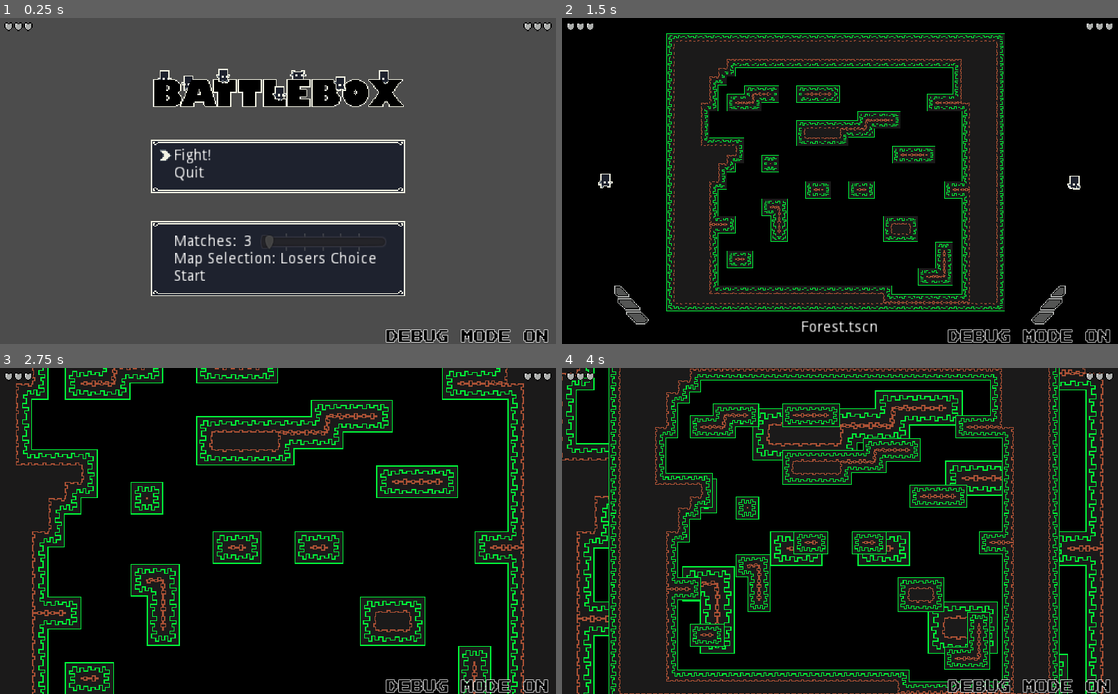
Above: before the commit, frames 1-4 (two rows, left to right).
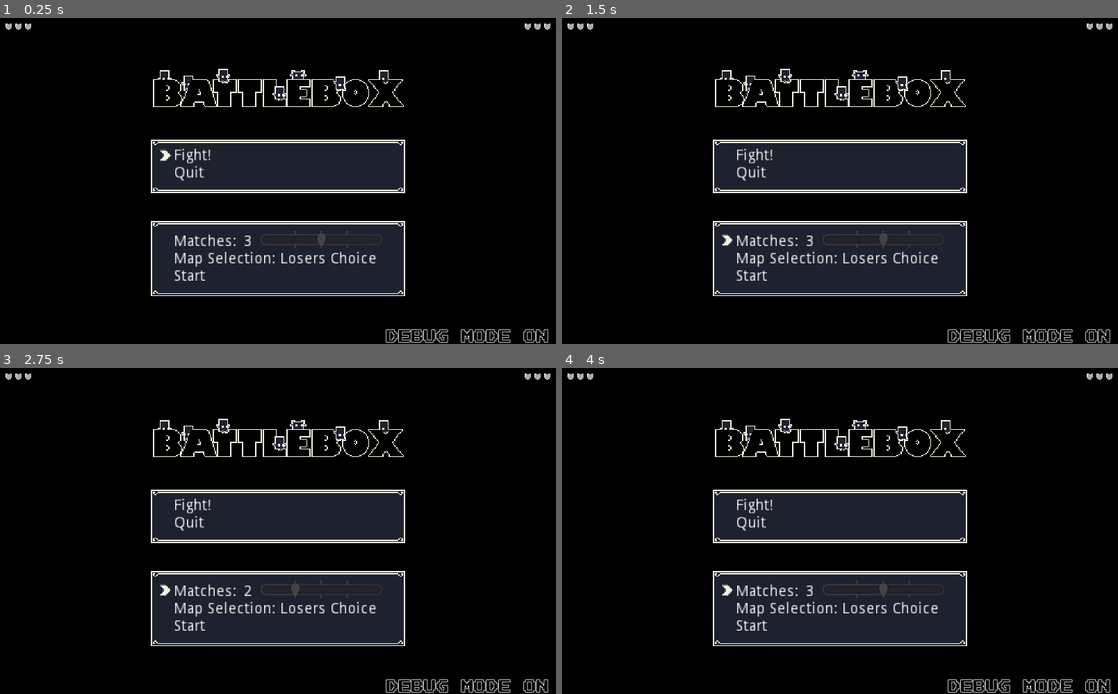
Above: after the commit, the same moments.

Repository: mocsarcade/BattleBox
Game: Godot game, scene res://Menus/MainMenu.tscn
The game is run twice, just before and just after one commit, with the same random seed, the same clock (stepped at 60 frames per second) and the same inputs.
Inputs:
- Up to frame 1 (0.25 s): no input
- Up to frame 2 (1.5 s): tap Enter at 0.5 s; hold Right (ui_right) from 0.53 s (still down); tap K (ui_jump) at 0.6 s; tap Q (ui2_jump) at 0.77 s; tap Space at 1.25 s; tap R (ui2_dive) at 1.35 s
- Up to frame 3 (2.75 s): tap Q (ui2_jump) at 1.52 s; tap K (ui_jump) at 1.55, 2.3 s; release Right (ui_right) at 2.03 s; hold Left (ui_left) from 2.03 s (still down); tap E (ui2_slash) at 2.1 s
- Up to frame 4 (4 s): release Left (ui_left) at 2.78 s; hold Right (ui_right) from 2.78 s (still down); tap Backspace at 2.85 s; tap Q (ui2_jump) at 3.02, 3.77 s; tap K (ui_jump) at 3.05, 3.6 s

The runs differ from the first frame. In frame 1, 78% of the frame differs, in the area x 0-100%, y 0-100%; in frame 2, 40%; in frame 3, 49%; in frame 4, 72%.

Commit message:
Main Menu

Diff:
--- a/Menus/Cursor.gd
+++ b/Menus/Cursor.gd
@@ -5,6 +5,10 @@
 
 var selected_label = null
 export(bool) var is_active = true
+
+func set_active(flag):
+	is_active = flag
+	visible = flag
 
 # Called when the node enters the scene tree for the first time.
 func _ready():
@@ -24,5 +28,12 @@
 			move_cursor(1)
 		elif Input.is_action_just_pressed("ui_up"):
 			move_cursor(-1)
+		if Input.is_action_just_pressed("ui_left"):
+			if selected_label.has_method("move_direc"):
+				selected_label.move_direc(-1)
+		elif Input.is_action_just_pressed("ui_right"):
+			if selected_label.has_method("move_direc"):
+				selected_label.move_direc(1)
 		elif Input.is_action_just_pressed("ui_jump"):
-			selected_label.select()
+			if selected_label.has_method("select"):
+				selected_label.select()
--- a/Menus/FightAction.gd
+++ b/Menus/FightAction.gd
@@ -1,4 +1,12 @@
 extends Label
 
+export(NodePath) var matchnum_node
+#export(NodePath) var skins_node
+
 func select():
-	get_tree().change_scene("res://Menus/RoundManager.tscn")
+	# Create Scene
+	var round_inst = load("res://Menus/RoundManager.tscn").instance()
+	round_inst.init(get_node(matchnum_node).get_matchnum(), [])
+	get_tree().get_root().call_deferred("add_child", round_inst)
+	# Free main menu
+	owner.queue_free()
--- a/Menus/MainMenu.tscn
+++ b/Menus/MainMenu.tscn
@@ -6,8 +6,10 @@
 [ext_resource path="res://Menus/cursor.png" type="Texture" id=4]
 [ext_resource path="res://Menus/QuitAction.gd" type="Script" id=5]
 [ext_resource path="res://Menus/FightAction.gd" type="Script" id=6]
+[ext_resource path="res://Menus/SignalEmitter.gd" type="Script" id=7]
+[ext_resource path="res://Menus/MatchesAction.gd" type="Script" id=8]
 
-[node name="Control" type="Control"]
+[node name="MainMenu" type="Control"]
 anchor_right = 1.0
 anchor_bottom = 1.0
 __meta__ = {
@@ -58,7 +60,7 @@
 margin_bottom = -27.0
 text = "Fight!"
 valign = 1
-script = ExtResource( 6 )
+script = ExtResource( 7 )
 __meta__ = {
 "_edit_use_anchors_": false
 }
@@ -113,36 +115,34 @@
 margin_bottom = -43.0
 text = "Matches:"
 valign = 1
+script = ExtResource( 8 )
 __meta__ = {
 "_edit_use_anchors_": false
 }
 
-[node name="MatchNum" type="Label" parent="VBoxContainer/RoundOptions"]
+[node name="MatchNum" type="Label" parent="VBoxContainer/RoundOptions/Matches"]
 anchor_right = 1.0
 anchor_bottom = 1.0
-margin_left = 88.0
-margin_top = 12.0
-margin_right = -144.0
-margin_bottom = -43.0
+margin_left = 64.0
+margin_right = 14.0
 text = "3"
 valign = 1
 __meta__ = {
 "_edit_use_anchors_": false
 }
 
-[node name="HSlider" type="HSlider" parent="VBoxContainer/RoundOptions"]
+[node name="HSlider" type="HSlider" parent="VBoxContainer/RoundOptions/Matches"]
 anchor_right = 1.0
 anchor_bottom = 1.0
-margin_left = 104.0
-margin_top = 12.0
-margin_right = -20.0
-margin_bottom = -43.0
-min_value = 3.0
-max_value = 9.0
+margin_left = 80.0
+margin_top = -4.0
+margin_right = 134.0
+min_value = 1.0
+max_value = 5.0
 value = 3.0
 editable = false
 scrollable = false
-tick_count = 7
+tick_count = 5
 __meta__ = {
 "_edit_use_anchors_": false
 }
@@ -169,6 +169,25 @@
 margin_bottom = -11.0
 text = "Start"
 valign = 1
+script = ExtResource( 6 )
 __meta__ = {
 "_edit_use_anchors_": false
 }
+matchnum_node = NodePath("../Matches")
+
+[node name="Cursor2" type="TextureRect" parent="VBoxContainer/RoundOptions"]
+visible = false
+anchor_right = 1.0
+anchor_bottom = 1.0
+margin_left = 8.0
+margin_top = 12.0
+margin_right = -216.0
+margin_bottom = -47.0
+texture = ExtResource( 4 )
+script = ExtResource( 1 )
+__meta__ = {
+"_edit_use_anchors_": false
+}
+is_active = false
+[connection signal="selected" from="VBoxContainer/MainMenu/Fight" to="VBoxContainer/MainMenu/Cursor" method="set_active" binds= [ false ]]
+[connection signal="selected" from="VBoxContainer/MainMenu/Fight" to="VBoxContainer/RoundOptions/Cursor2" method="set_active" binds= [ true ]]
--- /dev/null
+++ b/Menus/MatchesAction.gd
@@ -0,0 +1,15 @@
+extends Label
+
+onready var match_label = $MatchNum
+onready var match_slider = $HSlider
+
+var match_nums = [1, 2, 3, 4, 5]
+var match_index = 2
+
+func move_direc(direction):
+	match_index = wrapi(match_index + direction, 0, match_nums.size())
+	match_label.text = str(match_nums[match_index])
+	match_slider.value = match_nums[match_index]
+
+func get_matchnum() -> int:
+	return match_nums[match_index]
--- /dev/null
+++ b/Menus/PlayerWins.tscn
@@ -0,0 +1,167 @@
+[gd_scene load_steps=17 format=2]
+
+[ext_resource path="res://Menus/WinTextures/fullWins.png" type="Texture" id=1]
+[ext_resource path="res://Menus/WinTextures/emptyWins.png" type="Texture" id=2]
+[ext_resource path="res://Menus/WinTracker.gd" type="Script" id=3]
+[ext_resource path="res://Menus/WinTextures/fullWins2.png" type="Texture" id=4]
+[ext_resource path="res://Menus/WinTextures/emptyWins5.png" type="Texture" id=5]
+[ext_resource path="res://Menus/WinTextures/emptyWins2.png" type="Texture" id=6]
+[ext_resource path="res://Menus/WinTextures/fullWins5.png" type="Texture" id=7]
+[ext_resource path="res://Menus/WinTextures/fullWins4.png" type="Texture" id=8]
+[ext_resource path="res://Menus/WinTextures/emptyWins4.png" type="Texture" id=9]
+[ext_resource path="res://Menus/WinTextures/fullWins1.png" type="Texture" id=10]
+[ext_resource path="res://Menus/WinTextures/emptyWins1.png" type="Texture" id=11]
+
+[sub_resource type="Animation" id=1]
+resource_name = "Matches1"
+tracks/0/type = "value"
+tracks/0/path = NodePath(".:texture_progress")
+tracks/0/interp = 1
+tracks/0/loop_wrap = true
+tracks/0/imported = false
+tracks/0/enabled = true
+tracks/0/keys = {
+"times": PoolRealArray( 0 ),
+"transitions": PoolRealArray( 1 ),
+"update": 1,
+"values": [ ExtResource( 10 ) ]
+}
+tracks/1/type = "value"
+tracks/1/path = NodePath(".:texture_under")
+tracks/1/interp = 1
+tracks/1/loop_wrap = true
+tracks/1/imported = false
+tracks/1/enabled = true
+tracks/1/keys = {
+"times": PoolRealArray( 0 ),
+"transitions": PoolRealArray( 1 ),
+"update": 1,
+"values": [ ExtResource( 11 ) ]
+}
+
+[sub_resource type="Animation" id=2]
+resource_name = "Matches2"
+tracks/0/type = "value"
+tracks/0/path = NodePath(".:texture_under")
+tracks/0/interp = 1
+tracks/0/loop_wrap = true
+tracks/0/imported = false
+tracks/0/enabled = true
+tracks/0/keys = {
+"times": PoolRealArray( 0 ),
+"transitions": PoolRealArray( 1 ),
+"update": 1,
+"values": [ ExtResource( 6 ) ]
+}
+tracks/1/type = "value"
+tracks/1/path = NodePath(".:texture_progress")
+tracks/1/interp = 1
+tracks/1/loop_wrap = true
+tracks/1/imported = false
+tracks/1/enabled = true
+tracks/1/keys = {
+"times": PoolRealArray( 0 ),
+"transitions": PoolRealArray( 1 ),
+"update": 1,
+"values": [ ExtResource( 4 ) ]
+}
+
+[sub_resource type="Animation" id=3]
+resource_name = "Matches3"
+tracks/0/type = "value"
+tracks/0/path = NodePath(".:texture_under")
+tracks/0/interp = 1
+tracks/0/loop_wrap = true
+tracks/0/imported = false
+tracks/0/enabled = true
+tracks/0/keys = {
+"times": PoolRealArray( 0 ),
+"transitions": PoolRealArray( 1 ),
+"update": 1,
+"values": [ ExtResource( 2 ) ]
+}
+tracks/1/type = "value"
+tracks/1/path = NodePath(".:texture_progress")
+tracks/1/interp = 1
+tracks/1/loop_wrap = true
+tracks/1/imported = false
+tracks/1/enabled = true
+tracks/1/keys = {
+"times": PoolRealArray( 0 ),
+"transitions": PoolRealArray( 1 ),
+"update": 1,
+"values": [ ExtResource( 1 ) ]
+}
+
+[sub_resource type="Animation" id=4]
+resource_name = "Matches4"
+tracks/0/type = "value"
+tracks/0/path = NodePath(".:texture_under")
+tracks/0/interp = 1
+tracks/0/loop_wrap = true
+tracks/0/imported = false
+tracks/0/enabled = true
+tracks/0/keys = {
+"times": PoolRealArray( 0 ),
+"transitions": PoolRealArray( 1 ),
+"update": 1,
+"values": [ ExtResource( 9 ) ]
+}
+tracks/1/type = "value"
+tracks/1/path = NodePath(".:texture_progress")
+tracks/1/interp = 1
+tracks/1/loop_wrap = true
+tracks/1/imported = false
+tracks/1/enabled = true
+tracks/1/keys = {
+"times": PoolRealArray( 0 ),
+"transitions": PoolRealArray( 1 ),
+"update": 1,
+"values": [ ExtResource( 8 ) ]
+}
+
+[sub_resource type="Animation" id=5]
+resource_name = "Matches5"
+tracks/0/type = "value"
+tracks/0/path = NodePath(".:texture_under")
+tracks/0/interp = 1
+tracks/0/loop_wrap = true
+tracks/0/imported = false
+tracks/0/enabled = true
+tracks/0/keys = {
+"times": PoolRealArray( 0 ),
+"transitions": PoolRealArray( 1 ),
+"update": 1,
+"values": [ ExtResource( 5 ) ]
+}
+tracks/1/type = "value"
+tracks/1/path = NodePath(".:texture_progress")
+tracks/1/interp = 1
+tracks/1/loop_wrap = true
+tracks/1/imported = false
+tracks/1/enabled = true
+tracks/1/keys = {
+"times": PoolRealArray( 0 ),
+"transitions": PoolRealArray( 1 ),
+"update": 1,
+"values": [ ExtResource( 7 ) ]
+}
+
+[node name="Player1Wins" type="TextureProgress"]
+margin_right = 32.0
+margin_bottom = 40.0
+max_value = 3.0
+texture_under = ExtResource( 11 )
+texture_progress = ExtResource( 10 )
+fill_mode = 2
+script = ExtResource( 3 )
+__meta__ = {
+"_edit_use_anchors_": false
+}
+
+[node name="AnimationPlayer" type="AnimationPlayer" parent="."]
+anims/Matches1 = SubResource( 1 )
+anims/Matches2 = SubResource( 2 )
+anims/Matches3 = SubResource( 3 )
+anims/Matches4 = SubResource( 4 )
+anims/Matches5 = SubResource( 5 )
--- a/Menus/RoundManager.gd
+++ b/Menus/RoundManager.gd
@@ -10,11 +10,16 @@
 var level_names : Array
 export(String) var levels_file = "res://levels/"
 var choosing_player = 0
+var player_won := -1
 
-var num_required_wins = 3
 onready var wins = [$Player1Wins, $Player2Wins]
 onready var glory_spotlights = [$Player1Glory, $Player2Glory]
 onready var selecting_text = [$Player1Selecting, $Player2Selecting]
+
+func init(num_matches : int, skins : Array):
+	wins = [$Player1Wins, $Player2Wins]
+	for win in wins:
+		win.set_required_wins(num_matches)
 
 func _ready():
 	level_names = []
@@ -52,6 +57,13 @@
 			camera.set_level(level_node)
 		if change_level:
 			set_level()
+	if player_won >= 0:
+		if event.is_action_pressed(Constants.CONTROLS[player_won]["jump"]):
+			# Create Scene
+			var round_inst = load("res://Menus/MainMenu.tscn").instance()
+			get_tree().get_root().call_deferred("add_child", round_inst)
+			# Free
+			queue_free()
 
 func spawn_players_in():
 	# Spawn player
@@ -111,3 +123,4 @@
 	glory_spotlights[winning_player].visible = true
 	level_name_label.text = "Player " + str(winning_player+1) + " Wins!"
 	level_name_label.visible = true
+	player_won = winning_player
--- a/Menus/RoundManager.tscn
+++ b/Menus/RoundManager.tscn
@@ -1,10 +1,8 @@
-[gd_scene load_steps=8 format=2]
+[gd_scene load_steps=6 format=2]
 
-[ext_resource path="res://Menus/WinTracker.gd" type="Script" id=1]
+[ext_resource path="res://Menus/PlayerWins.tscn" type="PackedScene" id=1]
 [ext_resource path="res://Menus/RoundManager.gd" type="Script" id=2]
 [ext_resource path="res://Menus/WinPedestal.png" type="Texture" id=3]
-[ext_resource path="res://gui/fullWins.png" type="Texture" id=4]
-[ext_resource path="res://gui/emptyWins.png" type="Texture" id=5]
 [ext_resource path="res://player/Player.tscn" type="PackedScene" id=6]
 [ext_resource path="res://camera/Camera.tscn" type="PackedScene" id=7]
 
@@ -44,19 +42,11 @@
 "_edit_use_anchors_": false
 }
 
-[node name="Player1Wins" type="TextureProgress" parent="."]
+[node name="Player1Wins" parent="." instance=ExtResource( 1 )]
 margin_left = -208.0
-margin_top = 96.0
+margin_top = 88.0
 margin_right = -176.0
-margin_bottom = 136.0
-max_value = 3.0
-texture_under = ExtResource( 5 )
-texture_progress = ExtResource( 4 )
-fill_mode = 2
-script = ExtResource( 1 )
-__meta__ = {
-"_edit_use_anchors_": false
-}
+margin_bottom = 128.0
 
 [node name="Player1Glory" type="Node2D" parent="."]
 visible = false
@@ -98,20 +88,12 @@
 "_edit_use_anchors_": false
 }
 
-[node name="Player2Wins" type="TextureProgress" parent="."]
+[node name="Player2Wins" parent="." instance=ExtResource( 1 )]
 margin_left = 208.0
-margin_top = 96.0
+margin_top = 88.0
 margin_right = 240.0
-margin_bottom = 136.0
+margin_bottom = 128.0
 rect_scale = Vector2( -1, 1 )
-max_value = 3.0
-texture_under = ExtResource( 5 )
-texture_progress = ExtResource( 4 )
-fill_mode = 2
-script = ExtResource( 1 )
-__meta__ = {
-"_edit_use_anchors_": false
-}
 
 [node name="Player2Glory" type="Node2D" parent="."]
 visible = false
--- /dev/null
+++ b/Menus/SignalEmitter.gd
@@ -0,0 +1,6 @@
+extends Label
+
+signal selected
+
+func select():
+	emit_signal("selected")
--- a/Menus/WinTracker.gd
+++ b/Menus/WinTracker.gd
@@ -10,3 +10,8 @@
 	if cur_wins >= required_wins:
 		return true
 	return false
+
+func set_required_wins(num_wins):
+	required_wins = num_wins
+	max_value = num_wins
+	$AnimationPlayer.play("Matches" + str(num_wins))
--- a/project.godot
+++ b/project.godot
@@ -28,6 +28,7 @@
 
 config/name="ShotBox"
 run/main_scene="res://Menus/MainMenu.tscn"
+boot_splash/bg_color=Color( 0.141176, 0.141176, 0.141176, 1 )
 config/icon="res://icon.png"
 
 [autoload]
@@ -105,4 +106,5 @@
 
 [rendering]
 
+environment/default_clear_color=Color( 0, 0, 0, 1 )
 environment/default_environment="res://default_env.tres"
Not shown: 1 places in Menus/MainMenu.tscn that only renumber resources
Renamed: gui/emptyWins.png -> Menus/WinTextures/emptyWins.png
Not shown, added: Menus/WinTextures/emptyWins.png.import
Binary file added: Menus/WinTextures/emptyWins1.png
Not shown, added: Menus/WinTextures/emptyWins1.png.import
Binary file added: Menus/WinTextures/emptyWins2.png
Not shown, added: Menus/WinTextures/emptyWins2.png.import
Binary file added: Menus/WinTextures/emptyWins4.png
Not shown, changed: Menus/WinTextures/emptyWins4.png.import
Binary file added: Menus/WinTextures/emptyWins5.png
Not shown, added: Menus/WinTextures/emptyWins5.png.import
Renamed: gui/fullWins.png -> Menus/WinTextures/fullWins.png
(and 10 more such lines)
